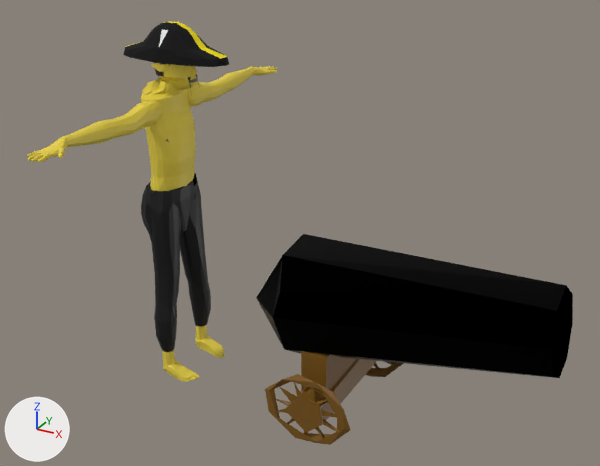
Before and after pictures for a commit that changed the glTF model Gangsta Wizards/Main/Card Shark Campaign/Character Models/Goblins/goblin_7.glb.
Rendered twice from a 50 mm lens placed at (1.878, -2.397, 1.513), pointed at (0.562, -0.004, 0.316). The axes (+X, +Y, +Z) are drawn at lower left. The lights are the same throughout. The older version comes first. Where no turn or scale is listed for an object, it has been applied to the vertices.

Names of what the first picture shows: 'Body Mass', 'Cannon', 'Hat', 'Support', 'Wheels', 'Wheels.001'.
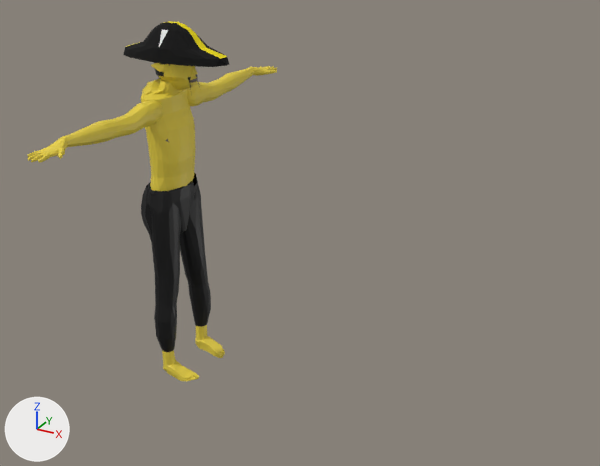
What differs and where, as boxes [x1, y1, x2, y2] in the pictures (600 x 466 px):
'Cannon', deleted (black)
    before: [256, 234, 573, 378]
'Support', deleted (brown)
    before: [285, 351, 376, 432]
'Wheels', deleted (brown)
    before: [265, 362, 403, 445]
'Wheels.001', deleted (mostly hidden)
    before: [366, 362, 404, 377]

The change, as a diff of the scene's bpy script:
```diff
--- a/Gangsta Wizards/Main/Card Shark Campaign/Character Models/Goblins/goblin_7.glb.py
+++ b/Gangsta Wizards/Main/Card Shark Campaign/Character Models/Goblins/goblin_7.glb.py
@@ ob_cannon @@
-ob_cannon = bpy.data.objects.new('Cannon', me_cylinder)
-ob_cannon.location = (0.0, 0.0, 0.0)
@@ ob_support @@
-ob_support = bpy.data.objects.new('Support', me_cube)
-ob_support.location = (0.0, 0.0, 0.0)
@@ ob_wheels @@
-ob_wheels = bpy.data.objects.new('Wheels', me_cylinder_003)
-ob_wheels.location = (0.0, 0.0, 0.0)
@@ ob_wheels_001 @@
-ob_wheels_001 = bpy.data.objects.new('Wheels.001', me_cylinder_009)
-ob_wheels_001.location = (0.616, 0.629, -0.22)
```
